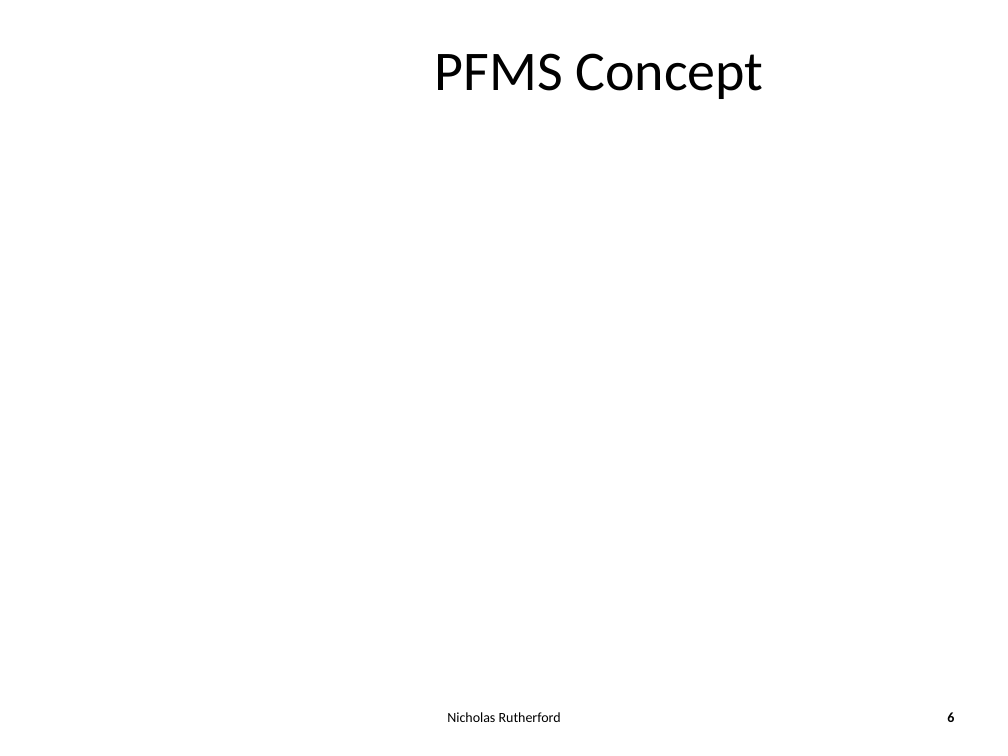
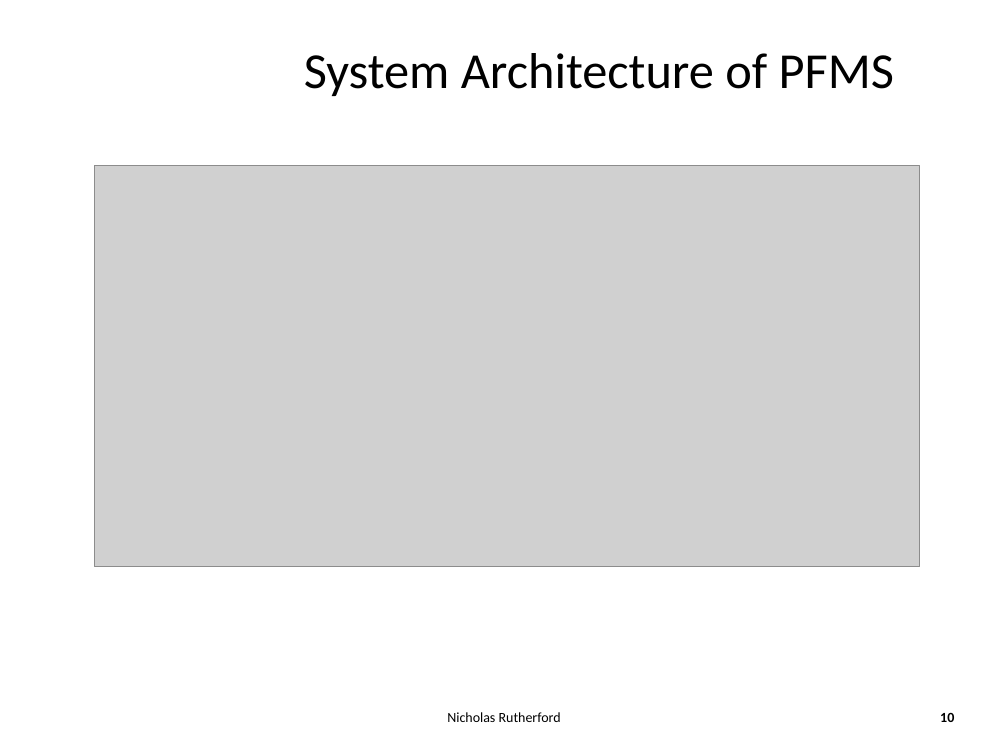
Before and after one commit to ArnCarveris/qut-pfms, a slide deck: slide 10 of docproject/PFMS Smartskies Presentation Semester 1.pptx (slide 6 before the commit). Drawn at 1008x756 pixels with LibreOffice and Linux fonts; fonts in the diff are those of the drawing; grey boxes stand for pictures; background and template pictures are left out. Boxes give left, top, right and bottom in pixels: in the first picture for what was removed or moved away, otherwise in the second. Text is boxed around its words. In the diff, an @@ line names an element or a change of style, - is before the commit and + after.

```diff
--- a/docproject/PFMS Smartskies Presentation Semester 1.pptx
+++ b/docproject/PFMS Smartskies Presentation Semester 1.pptx
@@ title at <box>304,53,894,96</box>: text changed; size 40 to 36 pt @@
-PFMS Concept
+System Architecture of PFMS
@@ picture added at <box>95,165,920,566</box> @@
@@ page number at <box>940,713,954,722</box>: text changed @@
-6
+10
```
Also in this commit, not shown: 12 other slides changed, 1 slide removed.
